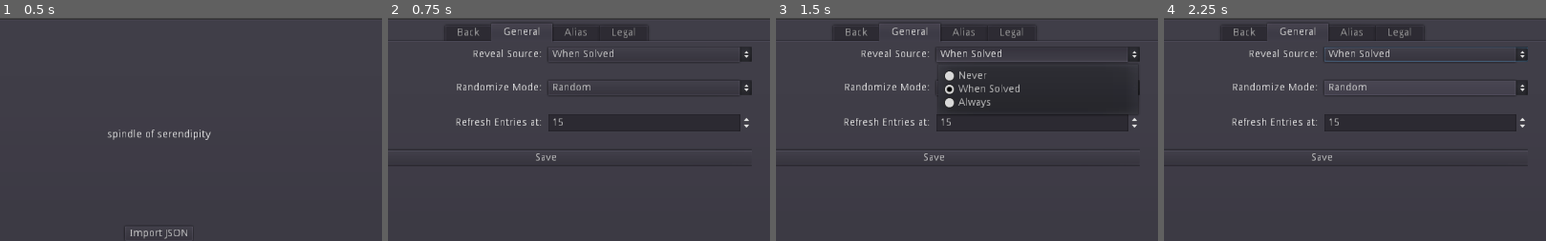
Above: before the commit, frames 1-4 (left to right).
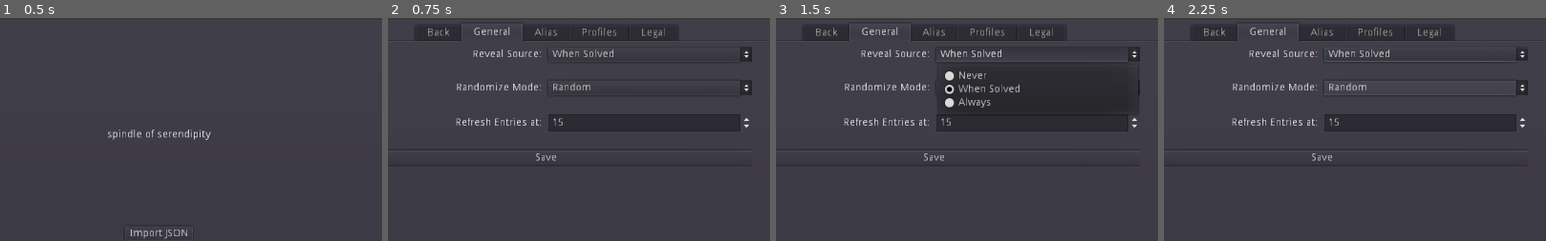
Above: after the commit, the same moments.

Repository: zacryol/spindle-of-serendipity
Game: Godot game, scene res://game/menus/MainMenu.tscn
Two runs of this game, one before a commit and one after it. Both use one fixed random seed, a clock stepped at 60 frames per second and the inputs below.
Inputs:
- Up to frame 1 (0.5 s): no input
- Up to frame 2 (0.75 s): click "Settings" at 0.5 s
- Up to frame 3 (1.5 s): click "When Solved" at 1.25 s
- Up to frame 4 (2.25 s): click "Random" at 2 s
The pictures show only the part of the screen within x 29-79%, y 0-50%; the shares and areas given below are measured in that part.

Frame 1 is identical in both runs. In frame 2, 0.9% of the frame differs, in the area x 10-73%, y 2-11%; in frame 3, 0.9%; in frame 4, 0.9%.

Commit message:
added tab for profiles

Diff:
--- a/game/menus/settings/Settings.tscn
+++ b/game/menus/settings/Settings.tscn
@@ -213,6 +213,15 @@
 margin_bottom = 40.0
 
 [node name="VBox" type="VBoxContainer" parent="PanelContainer/TabContainer/Alias/Sources/H/View"]
+
+[node name="Profiles" type="Control" parent="PanelContainer/TabContainer"]
+visible = false
+anchor_right = 1.0
+anchor_bottom = 1.0
+margin_left = 4.0
+margin_top = 32.0
+margin_right = -4.0
+margin_bottom = -4.0
 
 [node name="Legal" type="ScrollContainer" parent="PanelContainer/TabContainer"]
 visible = false
